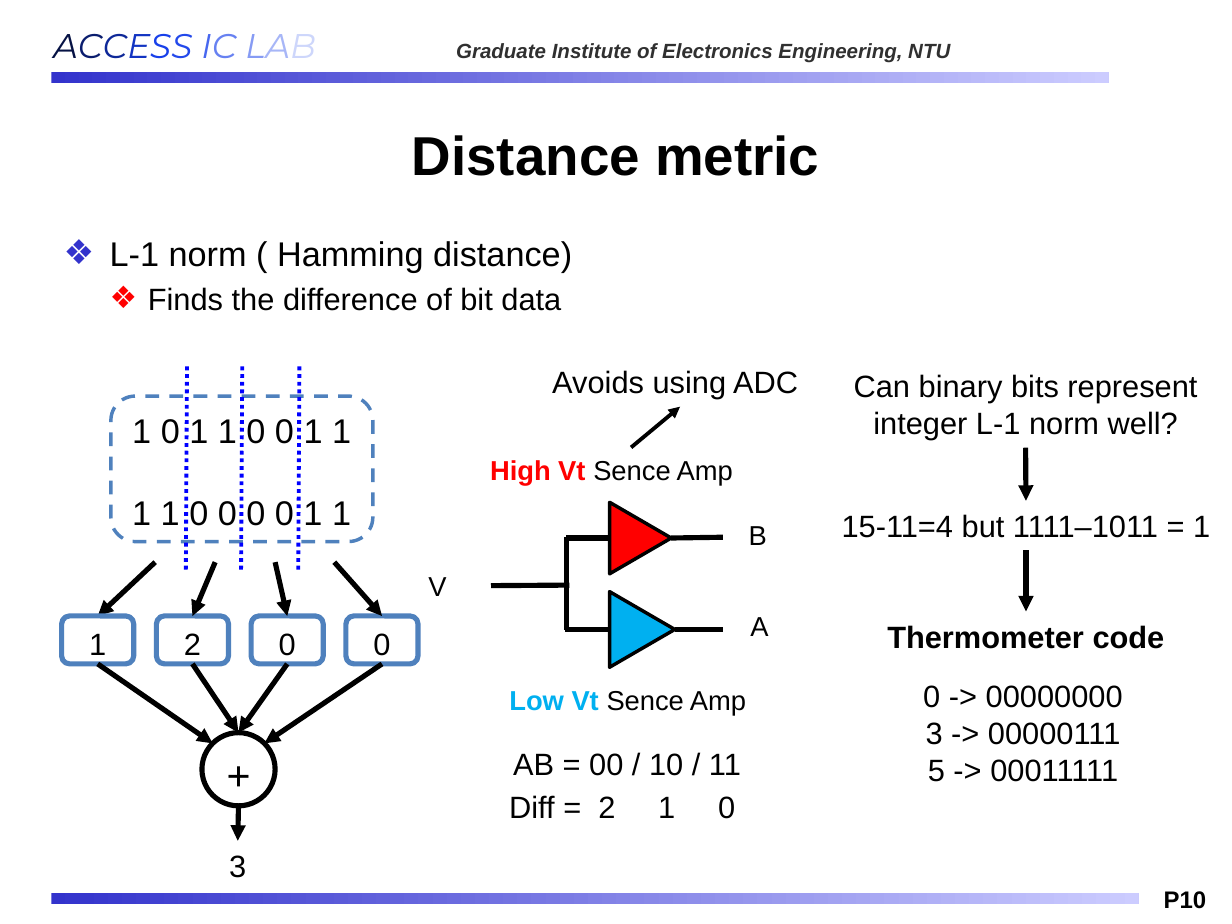
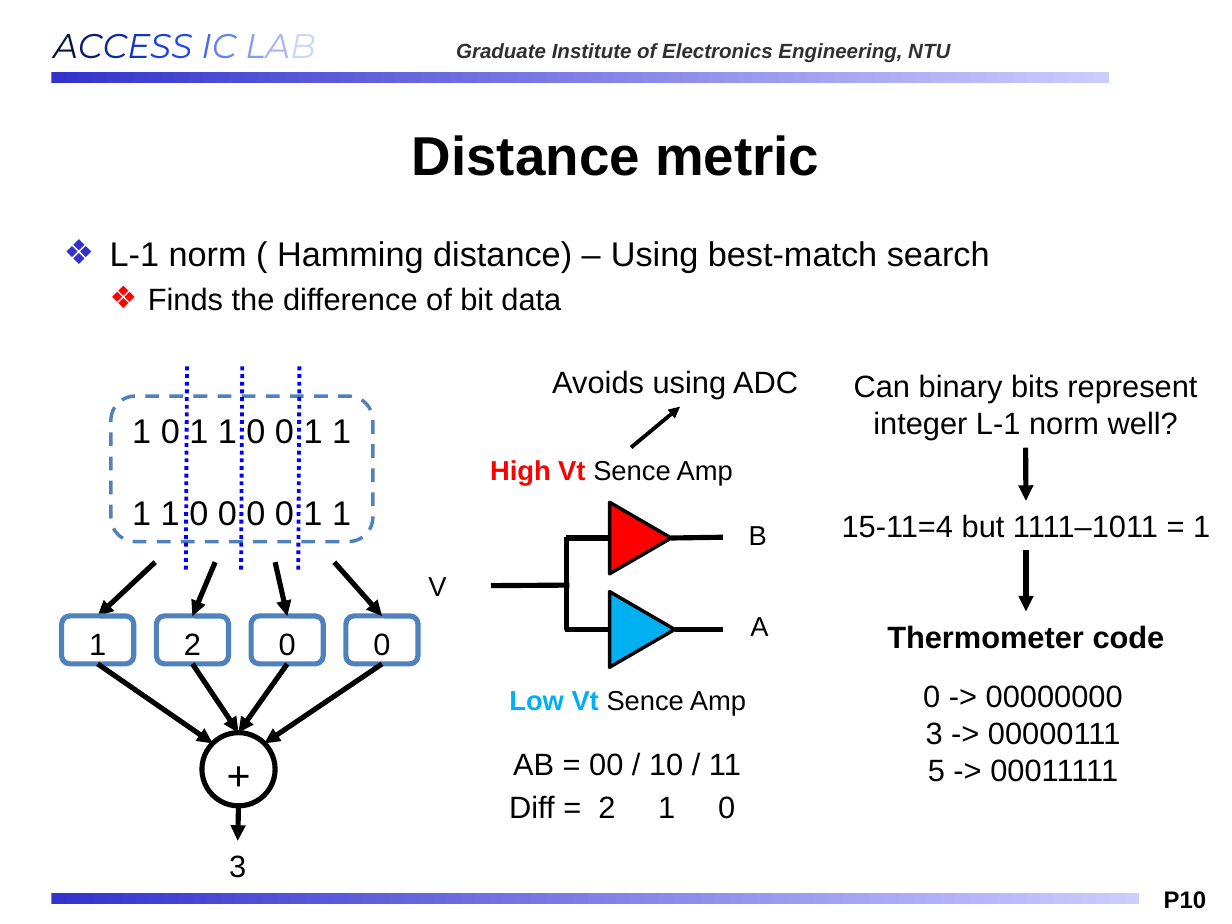
Before and after one commit to Oniontow/AndyWu_Project, a slide deck: slide 10 of IMS_NEW.pptx. Drawn at 1232x924 pixels with LibreOffice and Linux fonts; fonts in the diff are those of the drawing; background and template pictures are left out. Boxes give left, top, right and bottom in pixels: in the first picture for what was removed or moved away, otherwise in the second. Text is boxed around its words. In the diff, an @@ line names an element or a change of style, - is before the commit and + after.

Commit message:
mfix

```diff
--- a/IMS_NEW.pptx
+++ b/IMS_NEW.pptx
@@ text at (110, 241, 990, 272): text changed @@
-❖ L-1 norm ( Hamming distance)
+❖ L-1 norm ( Hamming distance) – Using best-match search
```
